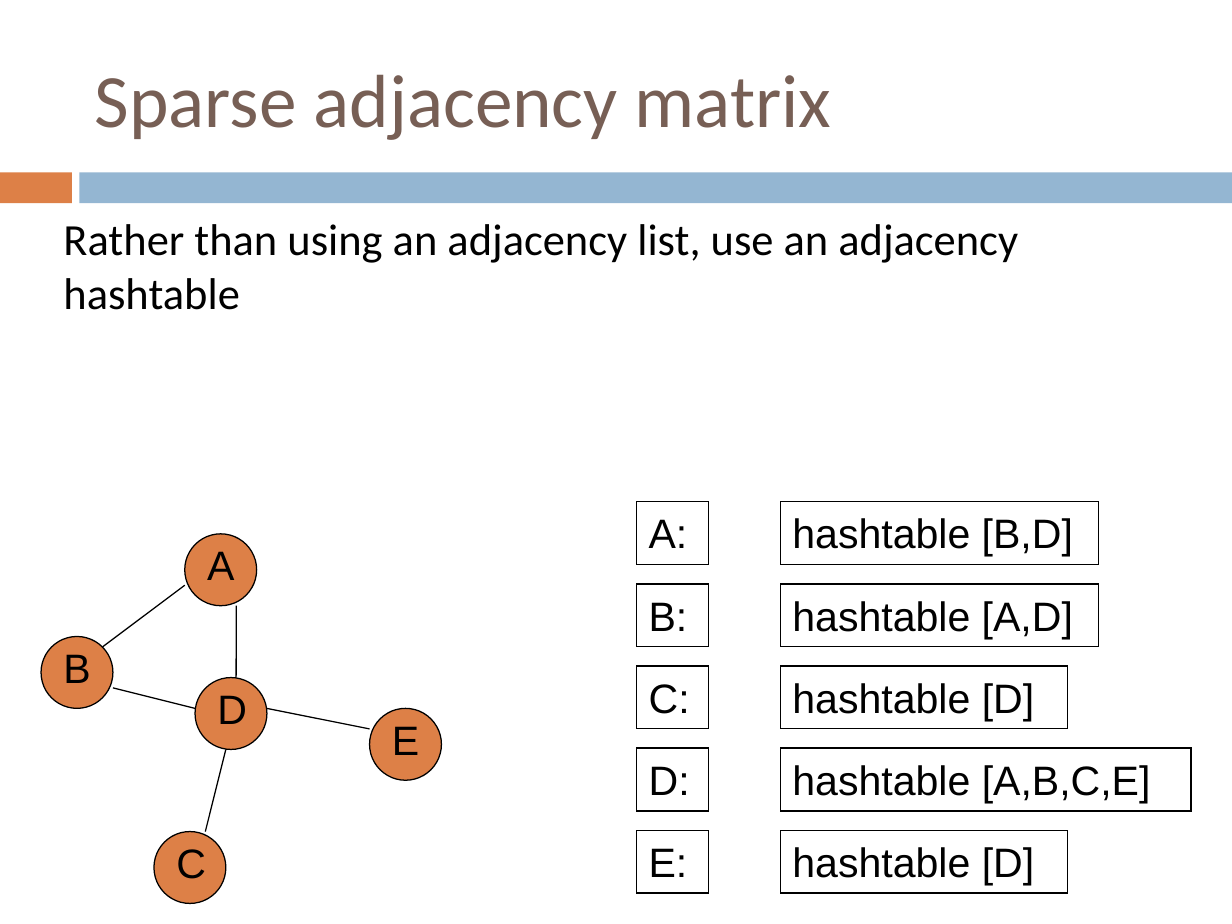
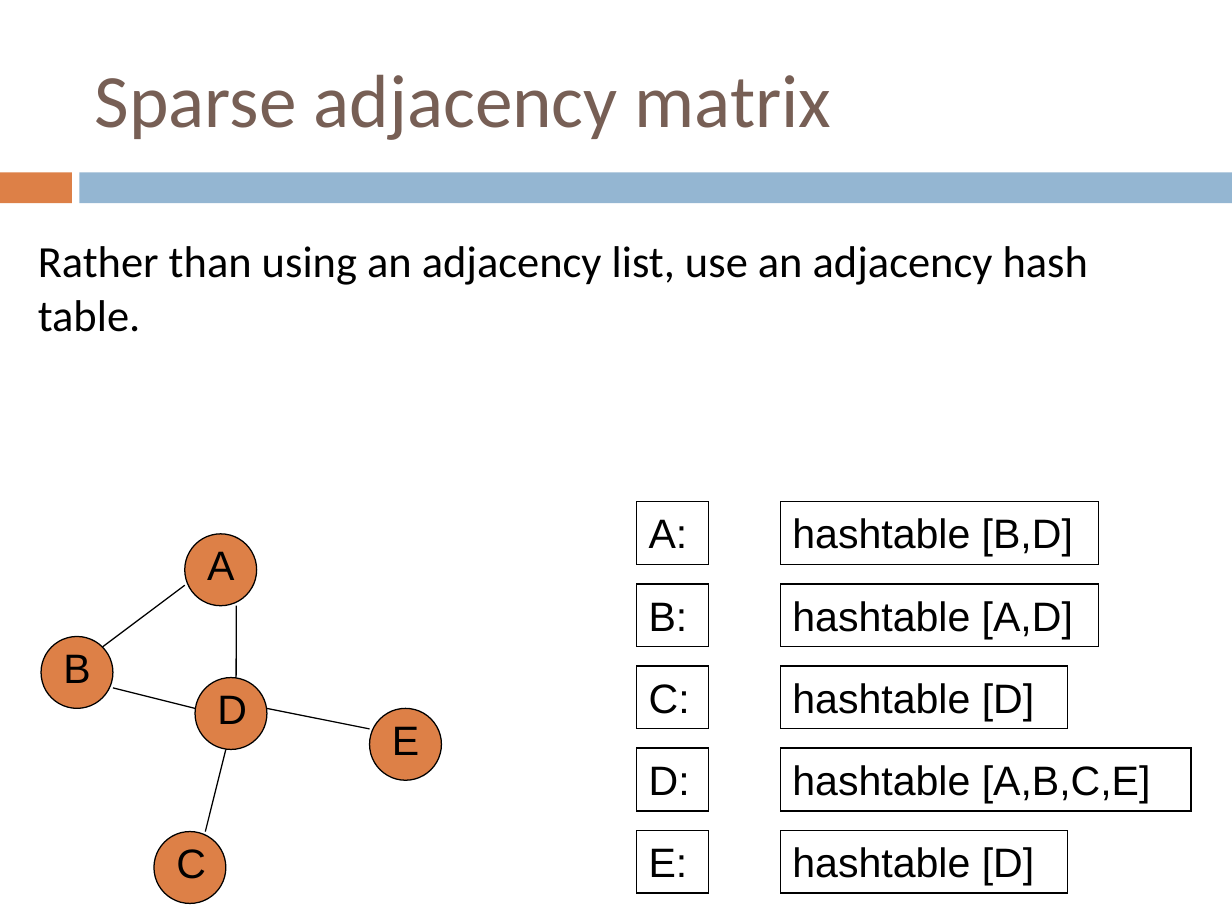
Before and after one commit to Collins-kariuk/Algorithms, a slide deck: slide 51 of Lectures/Lecture 17_Graphs.pptx (slide 52 before the commit). Drawn at 1232x924 pixels with LibreOffice and Linux fonts; fonts in the diff are those of the drawing. Boxes give left, top, right and bottom in pixels: in the first picture for what was removed or moved away, otherwise in the second. Text is boxed around its words. In the diff, an @@ line names an element or a change of style, - is before the commit and + after.

```diff
--- a/Lectures/Lecture 17_Graphs.pptx
+++ b/Lectures/Lecture 17_Graphs.pptx
@@ text at (38, 246, 1088, 285): text changed @@
-Rather than using an adjacency list, use an adjacency hashtable
+Rather than using an adjacency list, use an adjacency hash table.
```
Also in this commit, not shown: 9 other slides changed, 1 slide removed.
